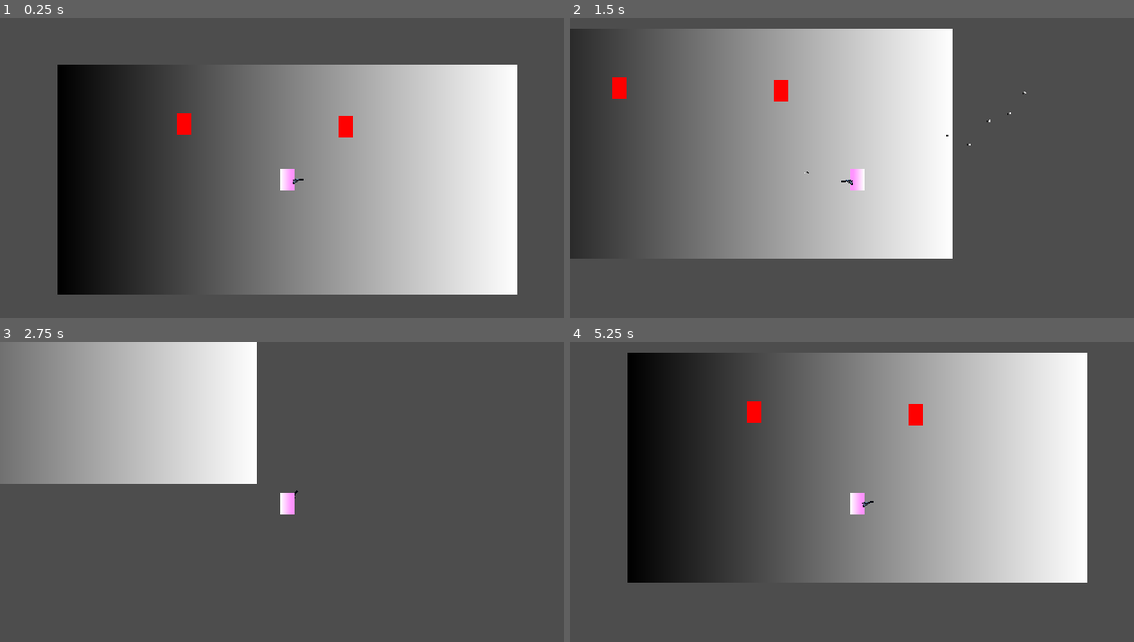
Above: before the commit, frames 1-4 (two rows, left to right).
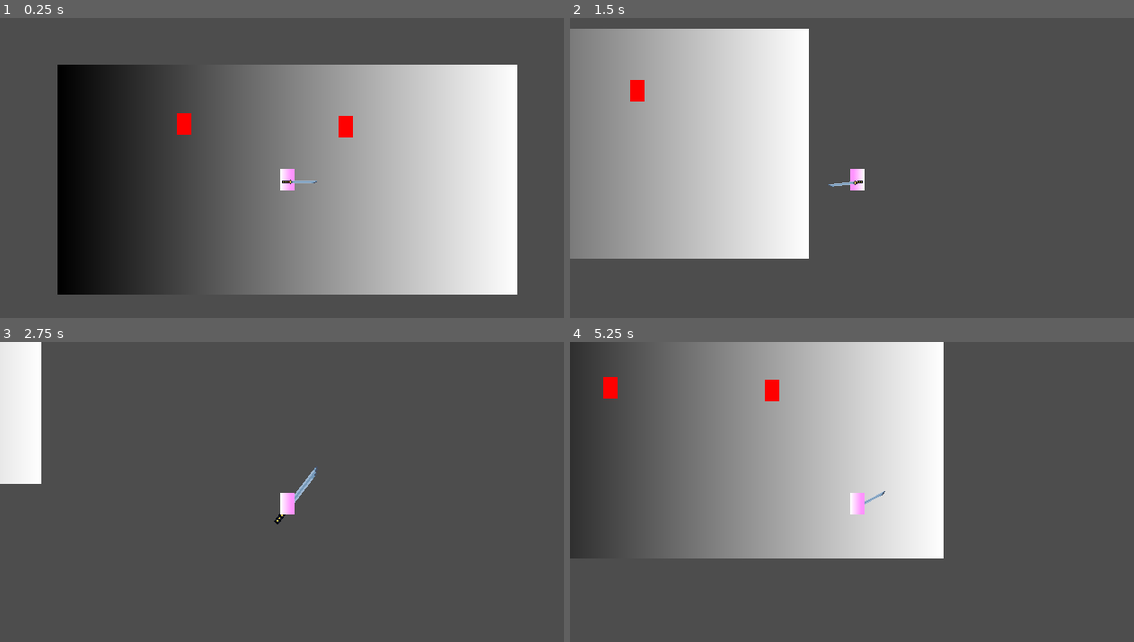
Above: after the commit, the same moments.

Repository: ANSirotkin/game-tech-demos
Game: Godot game, scene res://environ.tscn
Two runs of this game, one before a commit and one after it. Both use one fixed random seed, a clock stepped at 60 frames per second and the inputs below.
Inputs (mouse positions are in pixels of both pictures, inside the frame that each line leads up to):
- Up to frame 1 (0.25 s): no input
- Up to frame 2 (1.5 s): tap Enter at 0.5 s; move the mouse to (981, 165) at 0.52 s; hold D (right) 0.53-1.28 s; hold E (alternate, bound only after the commit) 0.53-1.28 s; right-click (981, 165) at 0.8 s; move the mouse to (744, 195) at 1.27 s; hold S (down) from 1.28 s (still down); right-click (744, 195) at 1.35 s
- Up to frame 3 (2.75 s): click (174, 519) at 1.55 s; move the mouse to (344, 432) at 2.02 s; release S (down) at 2.03 s; press the mouse at (344, 432) at 2.03 s; hold D (right) from 2.03 s (still down); tap E (alternate, bound only after the commit) at 2.3 s
- Up to frame 4 (5.25 s): move the mouse to (829, 567) at 2.77 s; release D (right) at 2.78 s; release the mouse at (829, 567) at 2.78 s; hold W (up) 2.78-3.53 s; tap E (alternate, bound only after the commit) at 2.85, 4.55 s; right-click (829, 567) at 3.05 s; move the mouse to (1032, 552) at 3.52 s; hold Right mouse button (alternate, bound only before the commit) 3.53-4.28 s; hold A (left) 3.53-5.03 s; click (1032, 552) at 3.8 s; tap R (reload) at 4.15 s; move the mouse to (682, 456) at 4.27 s; click (682, 456) at 4.35 s; move the mouse to (885, 504) at 5.02 s; hold S (down) from 5.03 s (still down); hold E (alternate, bound only after the commit) from 5.03 s (still down)

The runs differ from the first frame. In frame 1, less than 0.1% of the frame differs, in the area x 50-57%, y 53-56%; in frame 2, 52%; in frame 3, 22%; in frame 4, 64%, in the area x 0-92%, y 0-81%.

Commit message:
Just added an alternate to the sword (it works)

Diff:
--- a/TD - Weapon System/Player/player.gd
+++ b/TD - Weapon System/Player/player.gd
@@ -3,7 +3,7 @@
 @export var equipped_weapon_packed: PackedScene = load("res://Weapons/Blicky/blicky.tscn")
 var equipped_weapon: Weapon
 
-const max_speed: int = 200
+var max_speed: int = 200
 var input: Vector2
 
 func _ready():
--- a/TD - Weapon System/Player/player.tscn
+++ b/TD - Weapon System/Player/player.tscn
@@ -1,6 +1,7 @@
-[gd_scene load_steps=5 format=3 uid="uid://cqa0j4qcu6uiq"]
+[gd_scene load_steps=6 format=3 uid="uid://cqa0j4qcu6uiq"]
 
 [ext_resource type="Script" path="res://Player/player.gd" id="1_clov7"]
+[ext_resource type="PackedScene" uid="uid://couyxtej5ccj2" path="res://Weapons/Sword/sword.tscn" id="2_vwfcl"]
 
 [sub_resource type="Gradient" id="Gradient_oeuqb"]
 offsets = PackedFloat32Array(0, 0.785714)
@@ -17,6 +18,7 @@
 
 [node name="Player" type="CharacterBody2D" groups=["player"]]
 script = ExtResource("1_clov7")
+equipped_weapon_packed = ExtResource("2_vwfcl")
 
 [node name="Sprite" type="Sprite2D" parent="."]
 texture = SubResource("GradientTexture2D_qc5n2")
--- a/TD - Weapon System/Weapons/Sword/sword.gd
+++ b/TD - Weapon System/Weapons/Sword/sword.gd
@@ -1,12 +1,26 @@
 extends Melee
+
+var dash_time = 0.1
+@onready var player = get_tree().get_first_node_in_group("player")
 
 func _init():
 	attack_cooldown = .5
 	active_time = 0.2
 	attack_damage = 10
+	alternate_cooldown = 0.5
 
 func _physics_process(_delta: float):
 	if hitbox.monitoring:
 		sprite.scale = Vector2(2, 2)
 	else:
 		sprite.scale = Vector2.ONE
+
+func alternate():
+	can_alternate = false
+	var initial_speed = player.max_speed
+	var dash_timer = get_tree().create_timer(dash_time)
+	player.max_speed *= 5
+	dash_timer.timeout.connect(func():
+		player.max_speed = initial_speed
+		var alt_timer = get_tree().create_timer(alternate_cooldown)
+		alt_timer.timeout.connect(func(): can_alternate = true))
--- a/TD - Weapon System/Weapons/Weapon Frameworks/melee.gd
+++ b/TD - Weapon System/Weapons/Weapon Frameworks/melee.gd
@@ -24,8 +24,8 @@
 func damage_attack(area: Area2D):
 	var entity = area.get_parent()
 	if player_owner && entity.is_in_group("enemy") && entity not in damaged:
-		entity.damage(attack_damage)
+		entity.take_damage(attack_damage)
 		damaged.append(entity)
 	elif !player_owner && entity.is_in_group("player") && entity not in damaged:
-		entity.damage(attack_damage)
+		entity.take_damage(attack_damage)
 		damaged.append(entity)
--- a/TD - Weapon System/project.godot
+++ b/TD - Weapon System/project.godot
@@ -50,16 +50,6 @@
 "events": [Object(InputEventKey,"resource_local_to_scene":false,"resource_name":"","device":-1,"window_id":0,"alt_press …(192 unchanged characters)…
 ]
 }
-next_weapon={
-"deadzone": 0.5,
-"events": [Object(InputEventKey,"resource_local_to_scene":false,"resource_name":"","device":-1,"window_id":0,"alt_pressed":false,"shift_pressed":false,"ctrl_pressed":false,"meta_pressed":false,"pressed":false,"keycode":0,"physical_keycode":69,"key_label":0,"unicode":101,"location":0,"echo":false,"script":null)
-]
-}
-prev_weapon={
-"deadzone": 0.5,
-"events": [Object(InputEventKey,"resource_local_to_scene":false,"resource_name":"","device":-1,"window_id":0,"alt_pressed":false,"shift_pressed":false,"ctrl_pressed":false,"meta_pressed":false,"pressed":false,"keycode":0,"physical_keycode":81,"key_label":0,"unicode":113,"location":0,"echo":false,"script":null)
-]
-}
 attack={
 "deadzone": 0.5,
 "events": [Object(InputEventMouseButton,"resource_local_to_scene":false,"resource_name":"","device":-1,"window_id":0,"a …(257 unchanged characters)…
@@ -67,7 +57,7 @@
 }
 alternate={
 "deadzone": 0.5,
-"events": [Object(InputEventMouseButton,"resource_local_to_scene":false,"resource_name":"","device":-1,"window_id":0,"alt_pressed":false,"shift_pressed":false,"ctrl_pressed":false,"meta_pressed":false,"button_mask":2,"position":Vector2(77, 17),"global_position":Vector2(86, 63),"factor":1.0,"button_index":2,"canceled":false,"pressed":true,"double_click":false,"script":null)
+"events": [Object(InputEventKey,"resource_local_to_scene":false,"resource_name":"","device":-1,"window_id":0,"alt_pressed":false,"shift_pressed":false,"ctrl_pressed":false,"meta_pressed":false,"pressed":false,"keycode":0,"physical_keycode":69,"key_label":0,"unicode":101,"location":0,"echo":false,"script":null)
 ]
 }
 reload={
